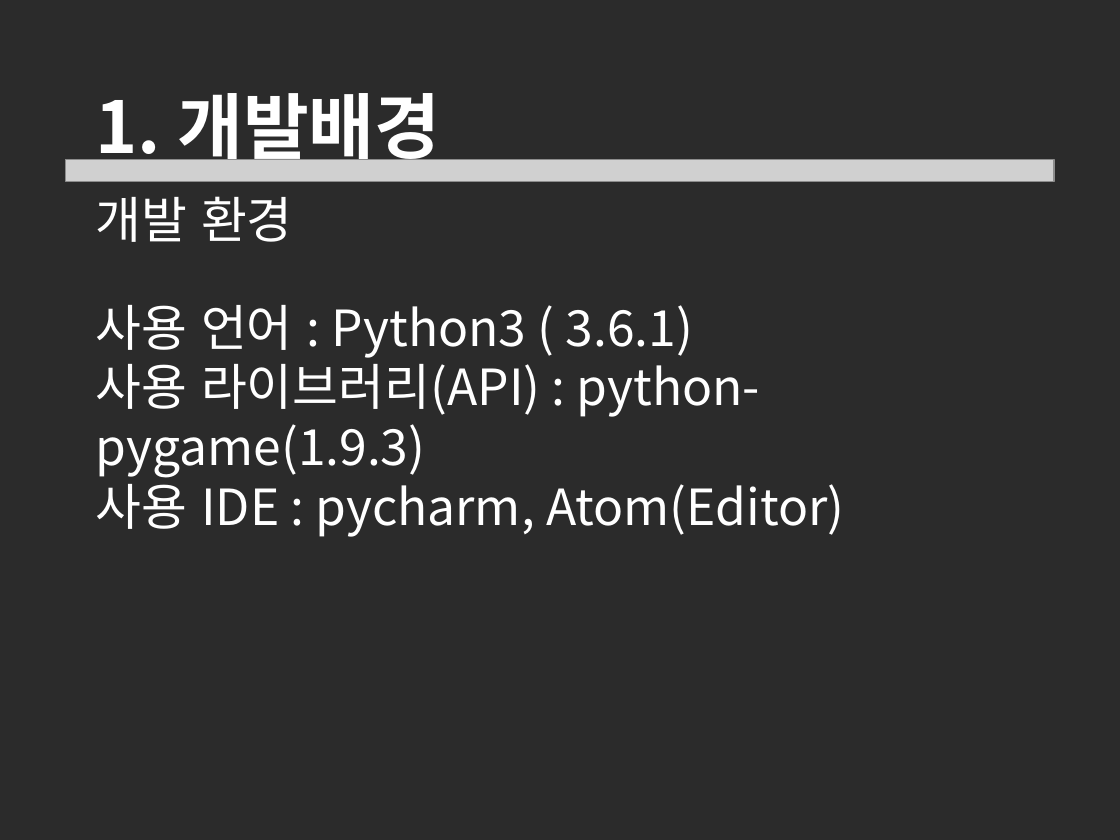
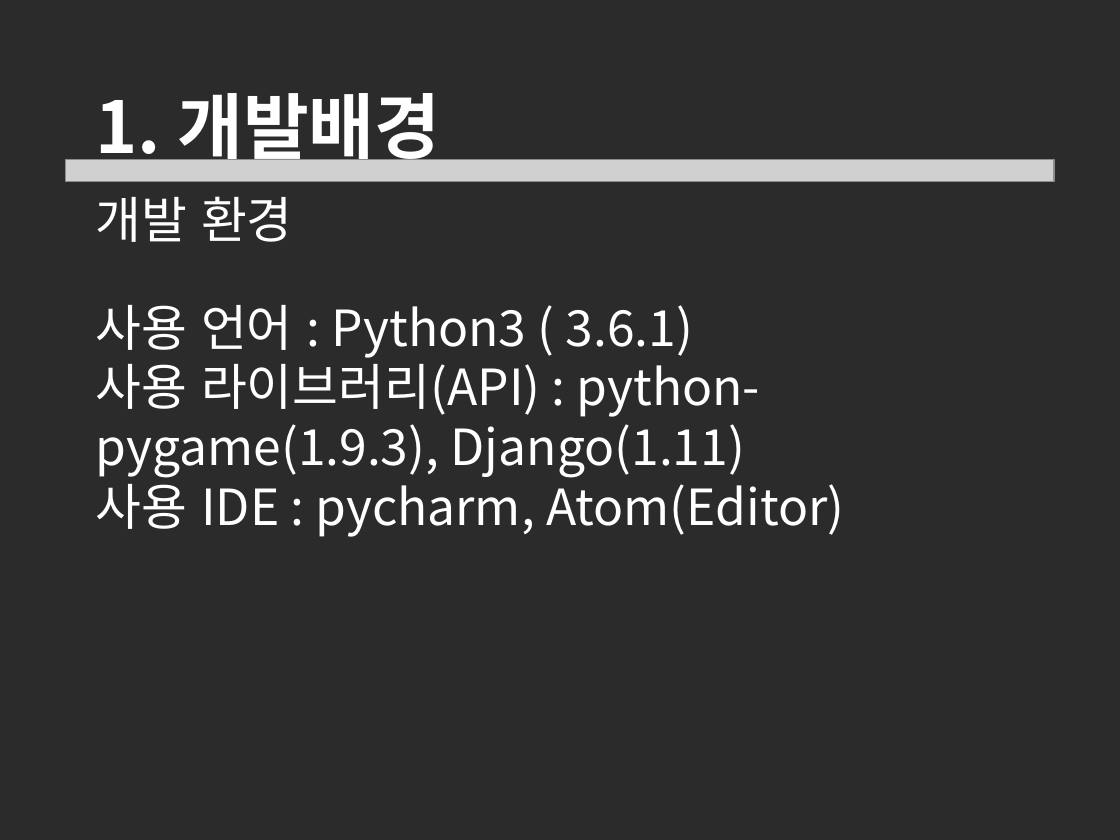
Before and after one commit to korca0220/old_project_store, a slide deck: slide 4 of Gameprogramming/week_second/2주차.pptx. Drawn at 1120x840 pixels with LibreOffice and Linux fonts; fonts in the diff are those of the drawing; grey boxes stand for pictures; background and template pictures are left out; a plain dark background stands for a picture behind light text. Boxes give left, top, right and bottom in pixels: in the first picture for what was removed or moved away, otherwise in the second. Text is boxed around its words. In the diff, an @@ line names an element or a change of style, - is before the commit and + after.

```diff
--- a/Gameprogramming/week_second/2주차.pptx
+++ b/Gameprogramming/week_second/2주차.pptx
@@ text at (96,355,760,478): text changed @@
-사용 라이브러리(API) : python-pygame(1.9.3)
+사용 라이브러리(API) : python-pygame(1.9.3), Django(1.11)
```
Also in this commit, not shown: 1 other slide changed.
